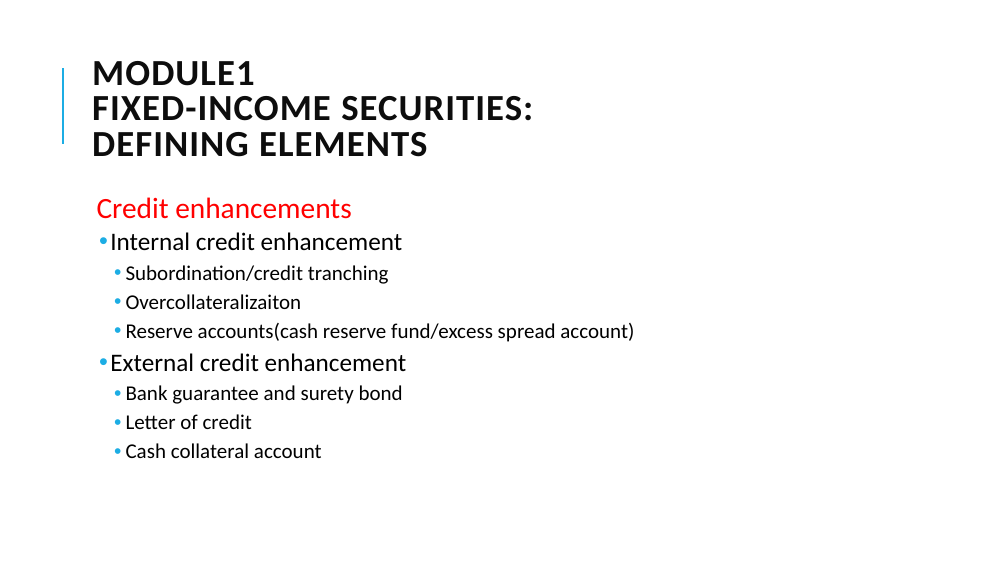
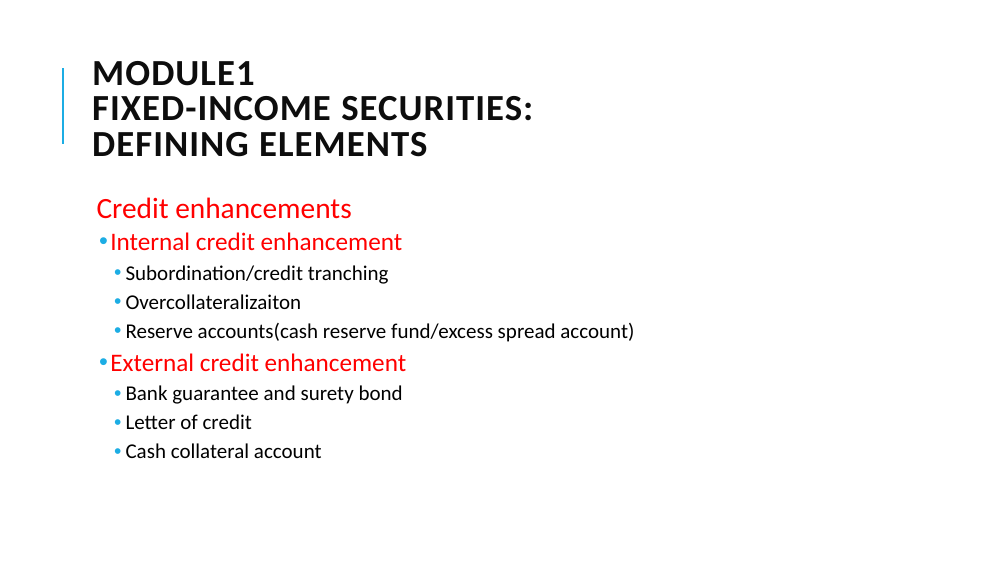
Before and after one commit to Isco0530/data, a slide deck: slide 16 of Fixed Income.pptx. Drawn at 1008x567 pixels with LibreOffice and Linux fonts; fonts in the diff are those of the drawing. Boxes give left, top, right and bottom in pixels: in the first picture for what was removed or moved away, otherwise in the second. Text is boxed around its words. In the diff, an @@ line names an element or a change of style, - is before the commit and + after.

```diff
--- a/Fixed Income.pptx
+++ b/Fixed Income.pptx
@@ text at <box>110,232,407,371</box>: text colour #000000 to #FF0000 in "Internal credit enhancement", "External credit enhancement" @@
```
Also in this commit, not shown: 5 other slides changed, 1 slide added.
